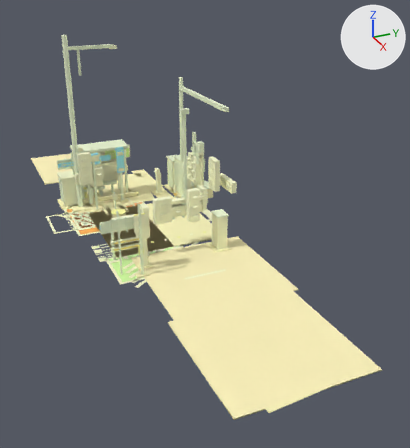
The glTF model exports/gltf/scene_signalized_intersection.glb as it was, and as the next commit left it.
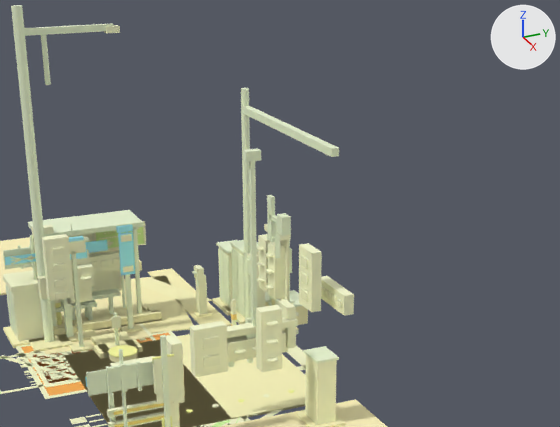
Each version is shown whole from a 50 mm camera at (18.51, -6.22, 8.92) aimed at (1.75, 1.33, 0.54), then close up on the part from 14% to 83% of the width and 7% to 56% of the height. The lights are fixed; the arrows at upper right show +X, +Y and +Z. The last two pictures show the newer version. Vertices at exactly the same position are counted once.

The first close-up shows 'asphalt_lane', 'back_plate.001', 'base', 'cabinet.001', 'concrete_lane', 'housing.003', 'housing.004', 'housing.009', 'layer_1_00', 'layer_2_00', 'plate_base_00', 'pole', 'pole_vertical', 'roof', 'taper_zone' and 150 more.
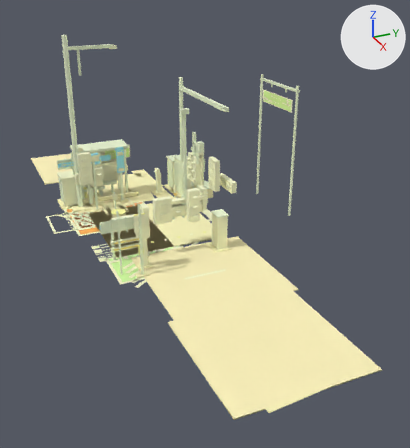
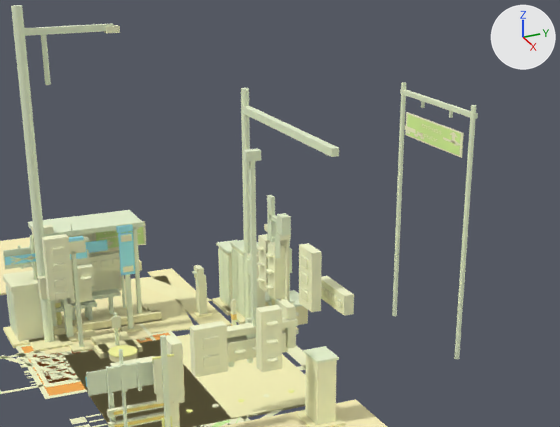
Patch to the scene script:
```diff
--- a/exports/gltf/scene_signalized_intersection.glb.py
+++ b/exports/gltf/scene_signalized_intersection.glb.py
@@ me_plate_base_00 @@
-me_plate_base_00.from_pydata(...)  # 8 vertices, 12 faces; spans x -3.21..-3.19, y -2.75..-1.61, z 1.67..1.83
-me_plate_base_00.vertices[0].co = (-3.19, -2.75, 1.67)  # pixel (5, 265)
-me_plate_base_00.vertices[1].co = (-3.19, -1.61, 1.67)
-me_plate_base_00.vertices[2].co = (-3.19, -1.61, 1.83)
-me_plate_base_00.vertices[3].co = (-3.21, -2.75, 1.83)  # pixel (4, 257)
-me_plate_base_00.vertices[4].co = (-3.21, -1.61, 1.83)
-me_plate_base_00.vertices[5].co = (-3.21, -1.61, 1.67)
-me_plate_base_00.vertices[6].co = (-3.19, -2.75, 1.83)  # pixel (4, 257)
-me_plate_base_00.vertices[7].co = (-3.21, -2.75, 1.67)  # pixel (5, 264)
-me_plate_base_00.materials.append(mat_mat_sign_blue)  # cyan #a9f9ff
+me_plate_base_00.from_pydata(...)  # 8 vertices, 12 faces; spans x -1.056..1.056, y 5.09..5.11, z 4.0..4.46
+# me_plate_base_00 part 1
+me_plate_base_00.vertices[0].co = (-1.056, 5.09, 4.0)  # pixel (405, 135)
+me_plate_base_00.vertices[1].co = (1.056, 5.09, 4.0)  # pixel (461, 157)
+me_plate_base_00.vertices[2].co = (1.056, 5.09, 4.46)  # pixel (462, 133)
+me_plate_base_00.vertices[3].co = (-1.056, 5.11, 4.46)  # pixel (407, 112)
+me_plate_base_00.vertices[4].co = (1.056, 5.11, 4.46)  # pixel (463, 132)
+me_plate_base_00.vertices[5].co = (1.056, 5.11, 4.0)  # pixel (462, 157)
+me_plate_base_00.vertices[6].co = (-1.056, 5.09, 4.46)  # pixel (406, 112)
+me_plate_base_00.vertices[7].co = (-1.056, 5.11, 4.0)  # pixel (406, 135)
+me_plate_base_00.materials.append(mat_mat_sign_white)  # beige #fdffd4
@@ me_layer_1_00 @@
-me_layer_1_00.from_pydata(...)  # 8 vertices, 12 faces; spans x -3.19..-3.188, y -2.624..-2.168, z 1.737..1.763
-me_layer_1_00.vertices[0].co = (-3.188, -2.624, 1.737)  # pixel (11, 261)
-me_layer_1_00.vertices[1].co = (-3.188, -2.168, 1.737)  # pixel (34, 258)
-me_layer_1_00.vertices[2].co = (-3.188, -2.168, 1.763)  # pixel (34, 257)
-me_layer_1_00.vertices[3].co = (-3.19, -2.624, 1.763)  # pixel (11, 260)
-me_layer_1_00.vertices[4].co = (-3.19, -2.168, 1.763)  # pixel (34, 257)
-me_layer_1_00.vertices[5].co = (-3.19, -2.168, 1.737)  # pixel (34, 258)
-me_layer_1_00.vertices[6].co = (-3.188, -2.624, 1.763)  # pixel (11, 260)
-me_layer_1_00.vertices[7].co = (-3.19, -2.624, 1.737)  # pixel (11, 261)
-me_layer_1_00.materials.append(mat_mat_sign_white)  # beige #fdffd4
+me_layer_1_00.from_pydata(...)  # 8 vertices, 12 faces; spans x -0.99..0.99, y 5.089, z 4.025..4.435
+# me_layer_1_00 part 2
+me_layer_1_00.vertices[0].co = (-0.99, 5.089, 4.025)  # pixel (406, 134)
+me_layer_1_00.vertices[1].co = (0.99, 5.089, 4.025)  # pixel (459, 155)
+me_layer_1_00.vertices[2].co = (0.99, 5.089, 4.435)  # pixel (460, 133)
+me_layer_1_00.vertices[3].co = (-0.99, 5.089, 4.435)  # pixel (407, 114)
+me_layer_1_00.vertices[4].co = (0.99, 5.089, 4.435)  # pixel (460, 133)
+me_layer_1_00.vertices[5].co = (0.99, 5.089, 4.025)  # pixel (459, 155)
+me_layer_1_00.vertices[6].co = (-0.99, 5.089, 4.435)  # pixel (407, 114)
+me_layer_1_00.vertices[7].co = (-0.99, 5.089, 4.025)  # pixel (406, 134)
+me_layer_1_00.materials.append(mat_mat_sign_green)  # green #dfff9e
@@ me_layer_2_00 @@
-me_layer_2_00.from_pydata(...)  # 8 vertices, 12 faces; spans x -3.868..-3.867, y -0.636..0.276, z 1.739..1.761
-me_layer_2_00.vertices[0].co = (-3.867, -0.636, 1.761)  # pixel (99, 238)
-me_layer_2_00.vertices[1].co = (-3.867, 0.276, 1.761)  # pixel (140, 233)
-me_layer_2_00.vertices[2].co = (-3.867, 0.276, 1.739)  # pixel (140, 234)
-me_layer_2_00.vertices[3].co = (-3.868, -0.636, 1.739)  # pixel (99, 239)
-me_layer_2_00.vertices[4].co = (-3.868, 0.276, 1.739)  # pixel (140, 234)
-me_layer_2_00.vertices[5].co = (-3.868, 0.276, 1.761)  # pixel (140, 233)
-me_layer_2_00.vertices[6].co = (-3.867, -0.636, 1.739)  # pixel (99, 239)
-me_layer_2_00.vertices[7].co = (-3.868, -0.636, 1.761)  # pixel (99, 238)
+me_layer_2_00.from_pydata(...)  # 8 vertices, 12 faces; spans x -1.087..-0.656, y 5.087..5.088, z 4.111..4.191
+# me_layer_2_00 part 3
+me_layer_2_00.vertices[0].co = (-1.087, 5.087, 4.111)  # pixel (404, 129)
+me_layer_2_00.vertices[1].co = (-0.656, 5.087, 4.111)  # pixel (415, 133)
+me_layer_2_00.vertices[2].co = (-0.656, 5.087, 4.191)  # pixel (415, 129)
+me_layer_2_00.vertices[3].co = (-1.087, 5.088, 4.191)  # pixel (404, 125)
+me_layer_2_00.vertices[4].co = (-0.656, 5.088, 4.191)  # pixel (415, 129)
+me_layer_2_00.vertices[5].co = (-0.656, 5.088, 4.111)  # pixel (415, 133)
+me_layer_2_00.vertices[6].co = (-1.087, 5.087, 4.191)  # pixel (404, 125)
+me_layer_2_00.vertices[7].co = (-1.087, 5.088, 4.111)  # pixel (404, 129)
 me_layer_2_00.materials.append(mat_mat_sign_white)
@@ ob_hanger_right @@
+ob_hanger_right = bpy.data.objects.new('hanger_right', me_hanger_right)  # a box spanning x 0.495..0.545, y 5.125..5.175, z 4.64..4.82; in mat_mat_metal_galvanized (pale green #f3ffda)
+ob_hanger_right.location = (0.0, 0.0, 0.0)
@@ ob_hanger_left @@
+ob_hanger_left = bpy.data.objects.new('hanger_left', me_hanger_left)  # a box spanning x -0.545..-0.495, y 5.125..5.175, z 4.64..4.82; in mat_mat_metal_galvanized (pale green #f3ffda)
+ob_hanger_left.location = (0.0, 0.0, 0.0)
@@ ob_crossbar @@
+ob_crossbar = bpy.data.objects.new('crossbar', me_crossbar)  # a box spanning x -1.35..1.35, y 5.1..5.2, z 4.78..4.86; in mat_mat_metal_galvanized (pale green #f3ffda)
+ob_crossbar.location = (0.0, 0.0, 0.0)
@@ ob_pole_right @@
+ob_pole_right = bpy.data.objects.new('pole_right', me_pole_right)  # 38 vertices, 72 faces; spans x 1.23..1.33, y 5.09..5.19, z 0.0..5.0; in mat_mat_metal_galvanized (pale green #f3ffda)
+ob_pole_right.location = (0.0, 0.0, 0.0)
@@ ob_pole_left @@
+ob_pole_left = bpy.data.objects.new('pole_left', me_pole_left)  # 38 vertices, 72 faces; spans x -1.33..-1.23, y 5.09..5.19, z 0.0..5.0; in mat_mat_metal_galvanized (pale green #f3ffda)
+ob_pole_left.location = (0.0, 0.0, 0.0)
```

What differs and where, as boxes (x1, y1, x2, y2) in the close-ups (560 x 427 px):
'pole_right', added
    after: (454, 105, 477, 359)
'pole_left', added
    after: (392, 82, 406, 316)
'layer_1_00', recoloured, reshaped
    before: (11, 257, 34, 261)
    after: (407, 114, 461, 155)
'crossbar', added (pale green)
    after: (400, 89, 478, 119)
'plate_base_00', recoloured, reshaped
    before: (5, 253, 36, 265)
    after: (405, 112, 464, 158)
'layer_2_00', reshaped
    before: (99, 233, 141, 239)
    after: (405, 126, 415, 133)
